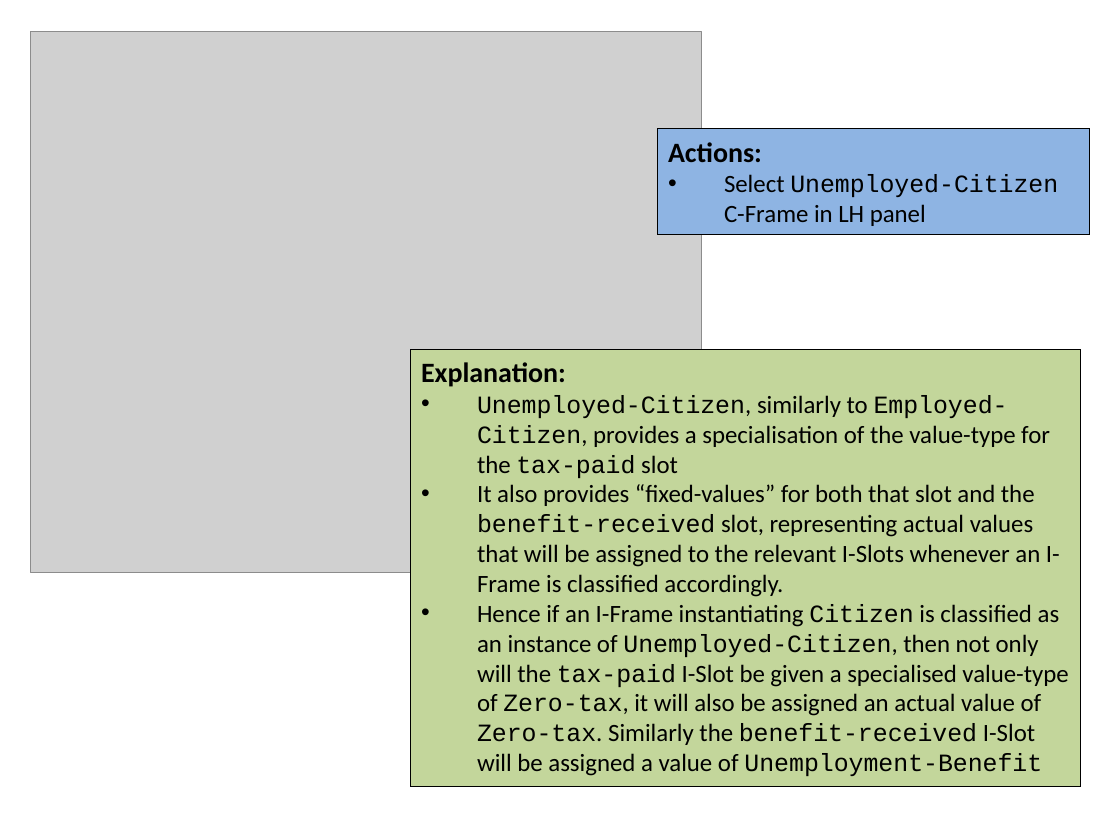
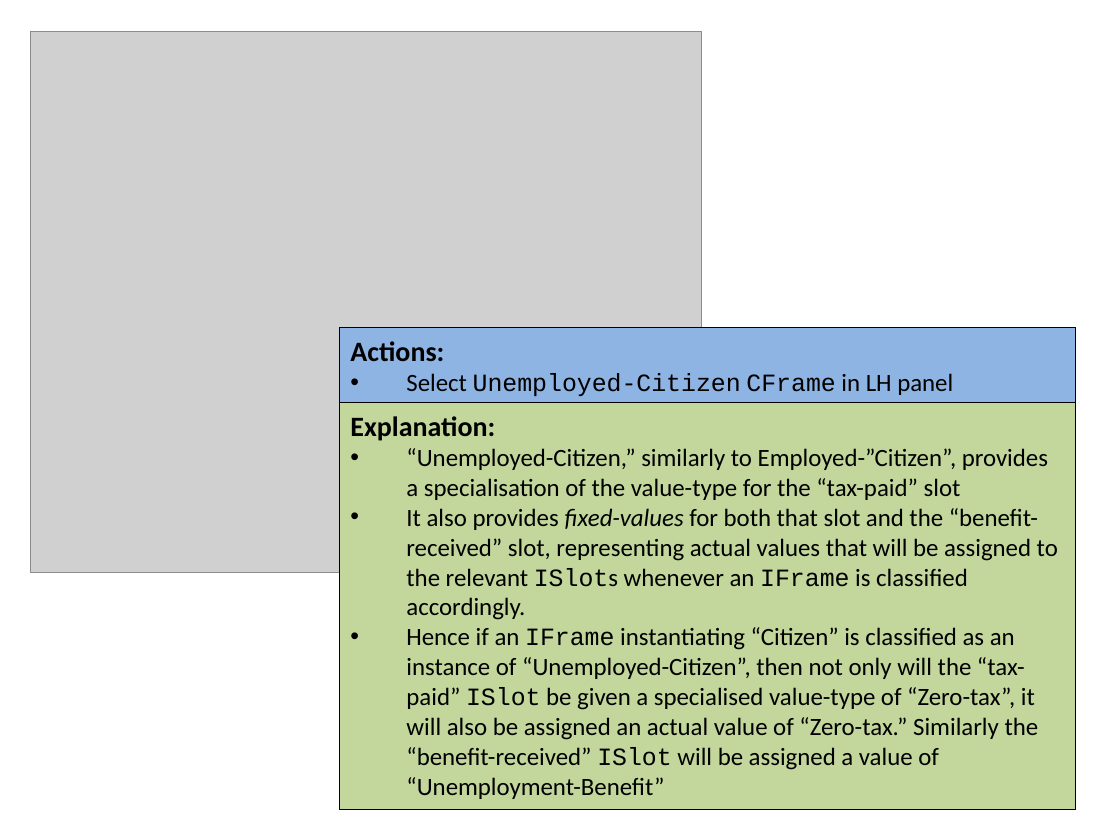
Before and after one commit to colin-puleston/mekon-hobo, a slide deck: slide 19 of docs/MEKON-HOBO Introductory Tutorial.pptx. Drawn at 1120x840 pixels with LibreOffice and Linux fonts; fonts in the diff are those of the drawing; grey boxes stand for pictures. Boxes give left, top, right and bottom in pixels: in the first picture for what was removed or moved away, otherwise in the second. Text is boxed around its words. In the diff, an @@ line names an element or a change of style, - is before the commit and + after.

```diff
--- a/docs/MEKON-HOBO Introductory Tutorial.pptx
+++ b/docs/MEKON-HOBO Introductory Tutorial.pptx
@@ rectangle "Actions:": place and size @@
-rectangle "Actions:" at (657,129,1090,234)
+rectangle "Actions:" at (339,328,1076,403)
@@ text in rectangle at (406,373,953,396): text changed; font Calibri to Courier New @@
-• Select Unemployed-Citizen C-Frame in LH panel
+• Select Unemployed-Citizen CFrame in LH panel
@@ rectangle "Explanation:": place and size @@
-rectangle "Explanation:" at (410,349,1080,786)
+rectangle "Explanation:" at (339,403,1076,811)
@@ text in rectangle at (406,448,1058,799): text changed @@
-• Unemployed-Citizen, similarly to Employed-Citizen, provides a specialisation of the value-type for the tax-paid slot
-• It also provides “fixed-values” for both that slot and the benefit-received slot, representing actual values that will be assigned to the relevant I-Slots whenever an I-Frame is classified accordingly.
-• Hence if an I-Frame instantiating Citizen is classified as an instance of Unemployed-Citizen, then not only will the tax-paid I-Slot be given a specialised value-type of Zero-tax, it will also be assigned an actual value of Zero-tax. Similarly the benefit-received I-Slot will be assigned a value of Unemployment-Benefit
+• “Unemployed-Citizen,” similarly to Employed-”Citizen”, provides a specialisation of the value-type for the “tax-paid” slot
+• It also provides fixed-values for both that slot and the “benefit-received” slot, representing actual values that will be assigned to the relevant ISlots whenever an IFrame is classified accordingly.
+• Hence if an IFrame instantiating “Citizen” is classified as an instance of “Unemployed-Citizen”, then not only will the “tax-paid” ISlot be given a specialised value-type of “Zero-tax”, it will also be assigned an actual value of “Zero-tax.” Similarly the “benefit-received” ISlot will be assigned a value of “Unemployment-Benefit”
```
Also in this commit, not shown: 14 other slides changed, 2 slides added, 1 slide removed.
